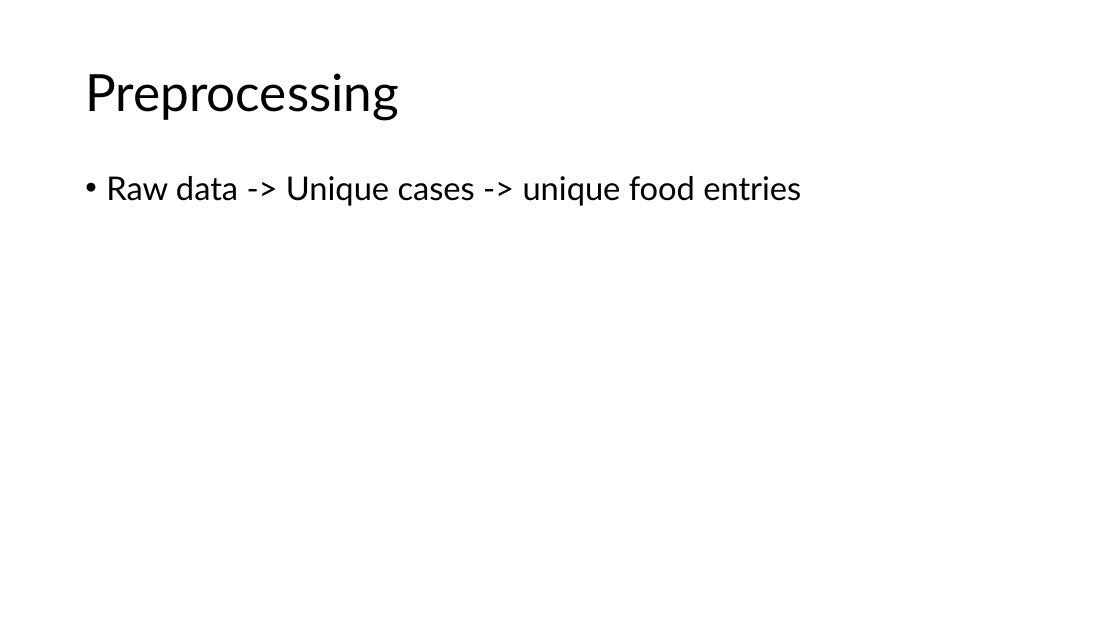
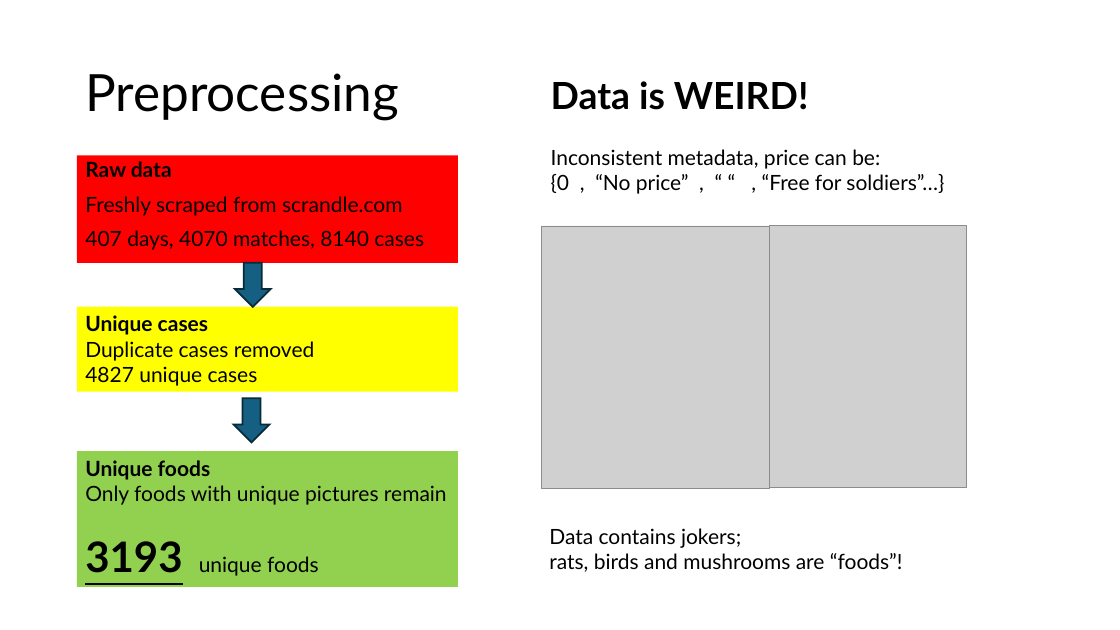
Before and after one commit to JakobFugl/scrandle_ml_project, a slide deck: slide 5 of power_point_folder/power_point_project.pptx. Drawn at 1120x630 pixels with LibreOffice and Linux fonts; fonts in the diff are those of the drawing; grey boxes stand for pictures. Boxes give left, top, right and bottom in pixels: in the first picture for what was removed or moved away, otherwise in the second. Text is boxed around its words. In the diff, an @@ line names an element or a change of style, - is before the commit and + after.

```diff
--- a/power_point_folder/power_point_project.pptx
+++ b/power_point_folder/power_point_project.pptx
@@ text added at box(551, 81, 809, 110), 32 pt, text #000000, bold @@
+Data is WEIRD!
@@ text added at box(551, 149, 944, 194), 18 pt, text #000000 @@
+Inconsistent metadata, price can be:
+{0 , “No price” , “ “ , “Free for soldiers”…}
@@ text "Raw data": place and size @@
-text "Raw data" at box(106, 176, 801, 206)
+text "Raw data" at box(77, 155, 458, 263)
@@ text "Raw data" at box(77, 155, 458, 263): fill none to #FF0000 @@
@@ text at box(85, 161, 424, 250): text changed; size 28 to 18 pt @@
-• Raw data -> Unique cases -> unique food entries
+Raw data
+Freshly scraped from scrandle.com
+407 days, 4070 matches, 8140 cases
@@ picture added at box(541, 226, 770, 488) @@
@@ picture added at box(770, 225, 966, 487) @@
@@ down arrow added at box(235, 263, 271, 307), fill #156082, outline #092A39 1.5 pt @@
@@ rectangle added at box(77, 307, 458, 392), fill #FFFF00, 18 pt, text #000000 @@
+Unique cases
+Duplicate cases removed
+4827 unique cases
@@ down arrow added at box(234, 398, 270, 442), fill #156082, outline #092A39 1.5 pt @@
@@ rectangle added at box(77, 451, 458, 587), fill #92D050, 18 pt, text #000000 @@
+Unique foods
+Only foods with unique pictures remain
+3193 unique foods
@@ text added at box(549, 528, 903, 572), 18 pt, text #000000 @@
+Data contains jokers;
+rats, birds and mushrooms are “foods”!
```
Also in this commit, not shown: 2 other slides changed, 2 slides added, 2 slides removed, 4 other files.
